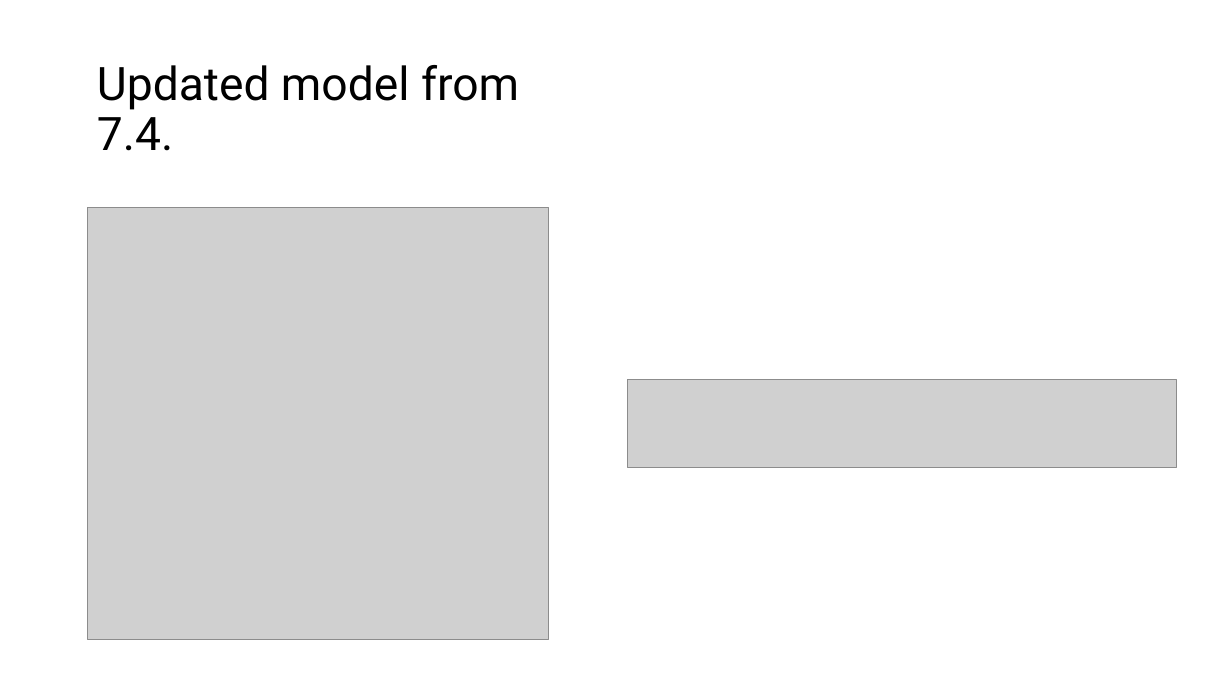
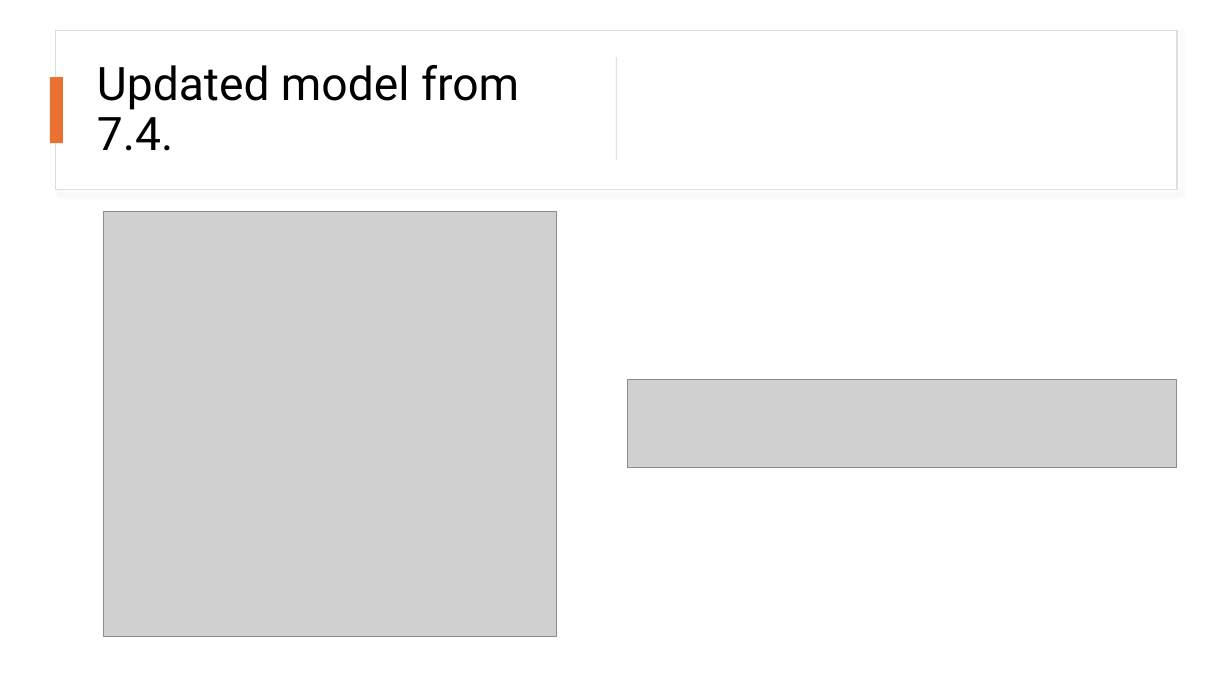
Before and after one commit to kutalekj/football-outcomes-predictor, a slide deck: slide 34 of src/apifootball_model/main_model_training_experiments/25-03-18/TensorBoard_logs.pptx. Drawn at 1232x693 pixels with LibreOffice and Linux fonts; fonts in the diff are those of the drawing; grey boxes stand for pictures. Boxes give left, top, right and bottom in pixels: in the first picture for what was removed or moved away, otherwise in the second. Text is boxed around its words. In the diff, an @@ line names an element or a change of style, - is before the commit and + after.

```diff
--- a/src/apifootball_model/main_model_training_experiments/25-03-18/TensorBoard_logs.pptx
+++ b/src/apifootball_model/main_model_training_experiments/25-03-18/TensorBoard_logs.pptx
@@ rectangle added at [55, 30, 1177, 189], fill #FFFFFF, outline #DEDEDE 1 pt @@
@@ rectangle added at [616, 57, 617, 160], fill #D5D5D5 @@
@@ rectangle added at [50, 78, 63, 144], fill #E97132 @@
@@ picture: place and size @@
-picture at [88, 208, 549, 640]
+picture at [104, 212, 557, 637]
```
Also in this commit, not shown: 1 slide added, 5 other files.
